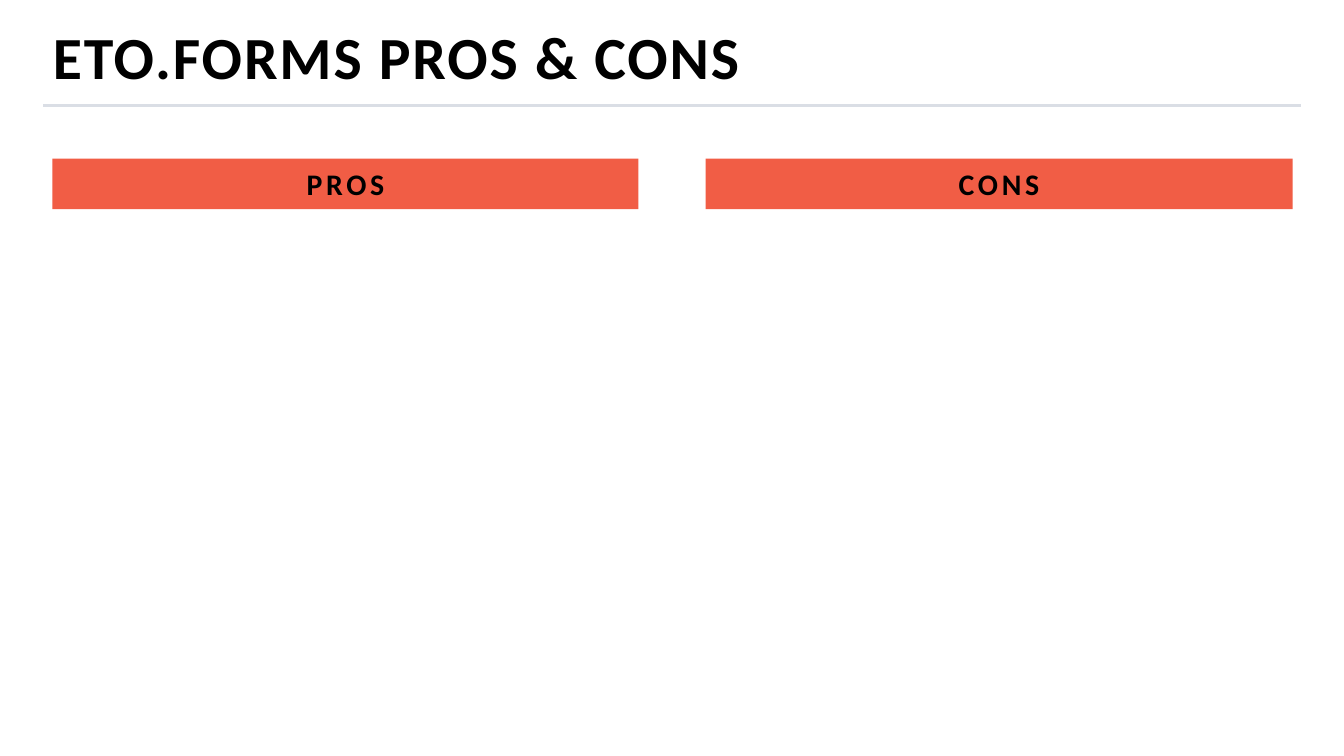
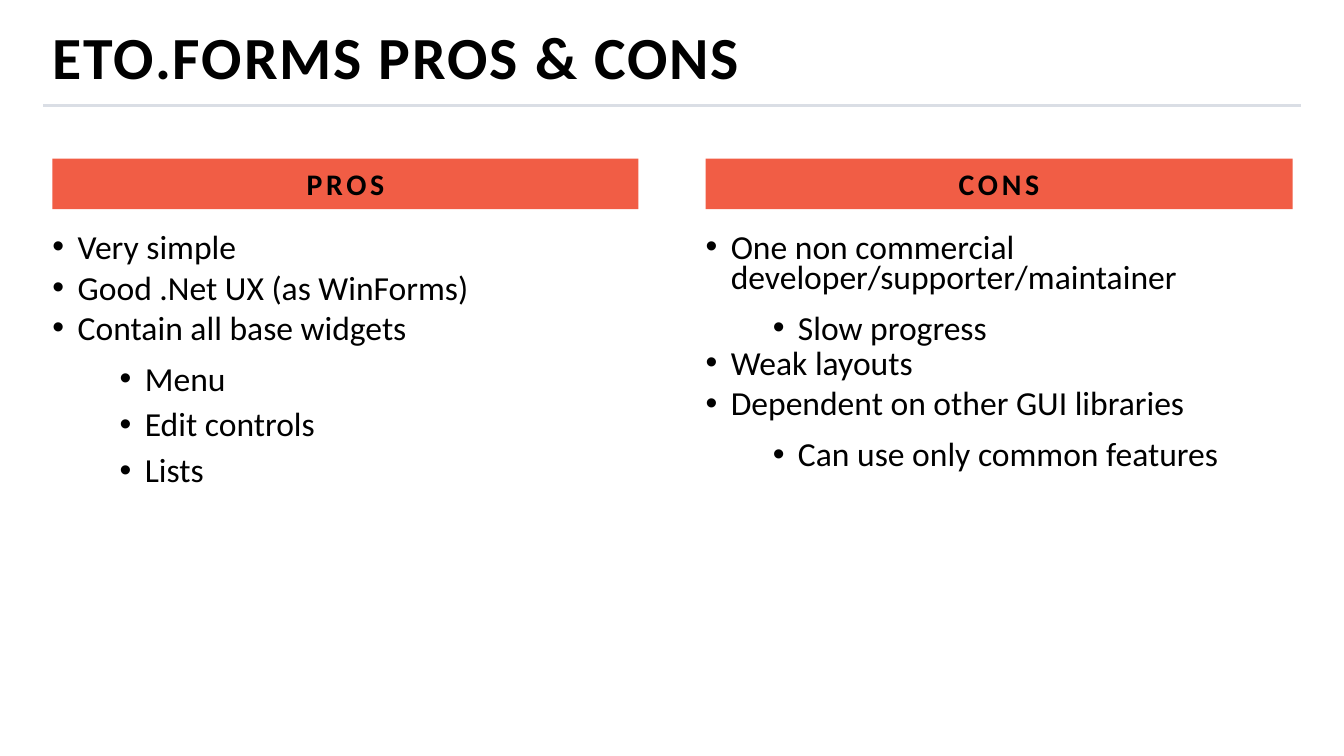
Before and after one commit to MihailRomanov/TechTalks_GUI_in_Net, a slide deck: slide 24 of presentation.pptx (slide 23 before the commit). Drawn at 1344x756 pixels with LibreOffice and Linux fonts; fonts in the diff are those of the drawing; background and template pictures are left out. Boxes give left, top, right and bottom in pixels: in the first picture for what was removed or moved away, otherwise in the second. Text is boxed around its words. In the diff, an @@ line names an element or a change of style, - is before the commit and + after.

```diff
--- a/presentation.pptx
+++ b/presentation.pptx
@@ text added at [78, 235, 468, 483], 18 pt, text #000000 @@
+• Very simple
+• Good .Net UX (as WinForms)
+• Contain all base widgets
+  • Menu
+  • Edit controls
+  • Lists
@@ text added at [731, 235, 1218, 472], 18 pt, text #000000 @@
+• One non commercial developer/supporter/maintainer
+  • Slow progress
+• Weak layouts
+• Dependent on other GUI libraries
+  • Can use only common features
```
Also in this commit, not shown: 3 other slides changed, 5 slides added, 2 slides removed.
